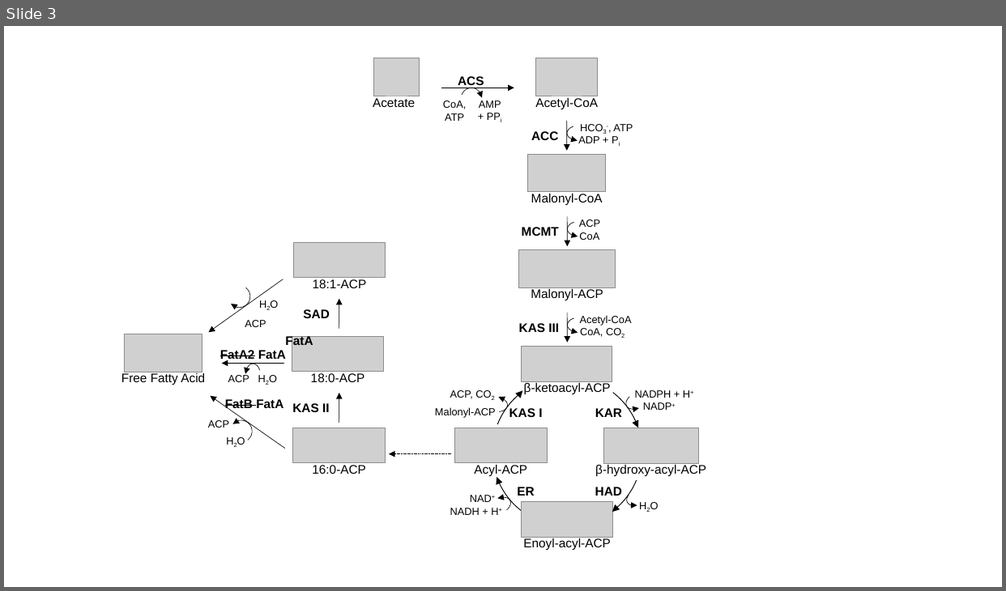
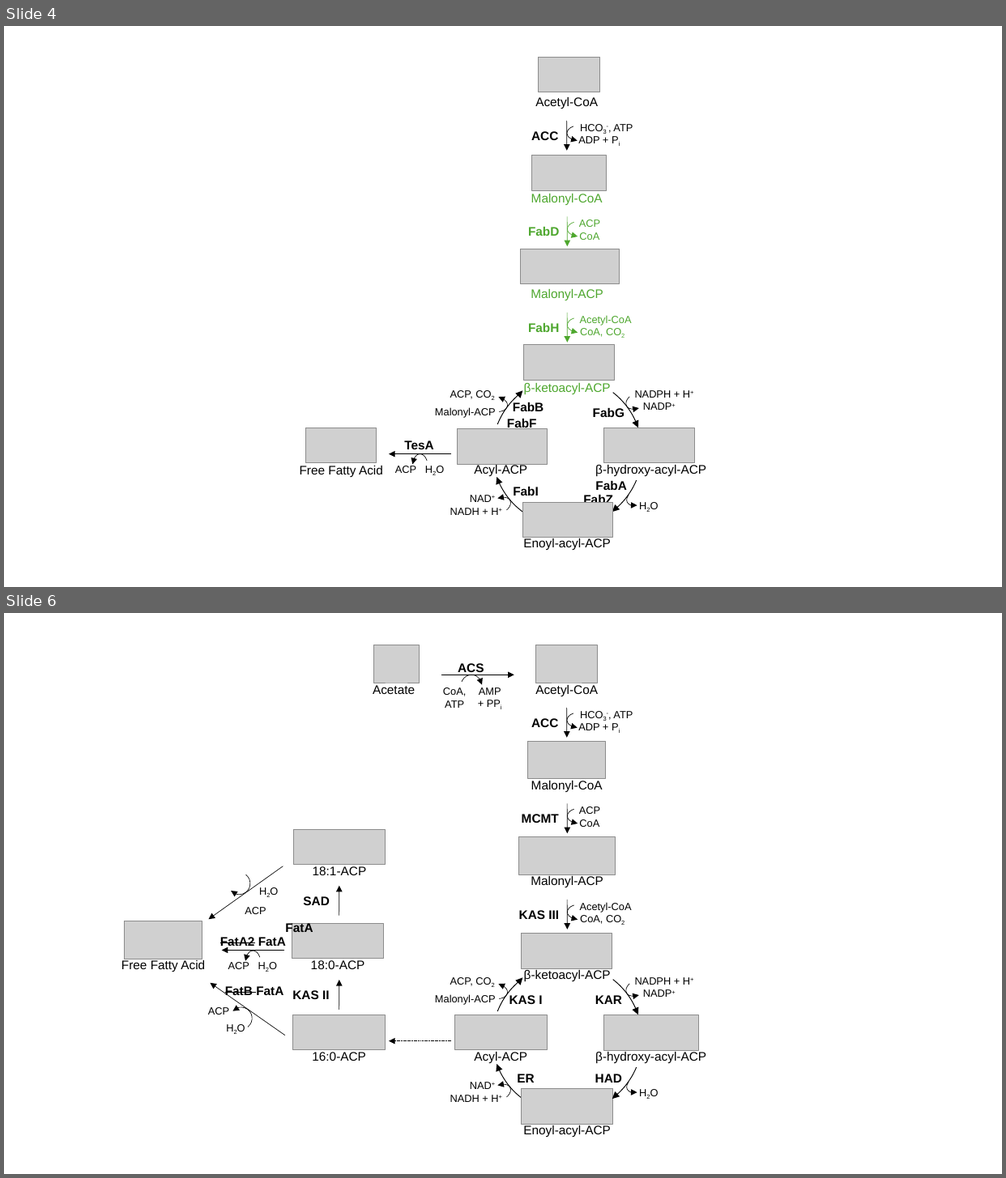
Before and after one commit to annette-thompson/modeling-and-simulations, a slide deck: Matlab Current Projects/Pennycress FAS/FAS Diagram.pptx. Shown one above the other, each under a label of ours: slide 3 before the commit, slides 4 and 6 after it; the slides between them are not shown. The pictures are 1006x591 and 1006x1178 pixels, drawn with LibreOffice and Linux fonts; fonts in the diff are those of the drawing; grey boxes stand for pictures. Boxes give left, top, right and bottom in pixels: in the first picture for what was removed or moved away, otherwise in the second. Text is boxed around its words. In the diff, an @@ line names an element or a change of style, - is before the commit and + after.

```diff
--- a/Matlab Current Projects/Pennycress FAS/FAS Diagram.pptx
+++ b/Matlab Current Projects/Pennycress FAS/FAS Diagram.pptx
@@ slide 4 added at box(4, 26, 1002, 587), background #FFFFFF @@
@@ group added at box(300, 57, 706, 551): 33 texts, 8 pictures, 8 arc (boxed as its full ellipse)s, 4 arrows, 4 rectangles, 4 triangles, 2 ellipses @@
+Malonyl-ACP
+Malonyl-CoA
+Acetyl-CoA
+ACC
+HCO3-, ATP
+ADP + Pi
+FabD
+ACP
+CoA
+FabH
+Acetyl-CoA
+CoA, CO2
+Free Fatty Acid
+TesA
+ACP
+H2O
+Malonyl-ACP
+ACP, CO2
+NADPH + H+
+NADP+
+NADH + H+
+NAD+
+H2O
+β-ketoacyl-ACP
+Enoyl-acyl-ACP
+FabI
+FabA
+FabG
+FabB
+Acyl-ACP
+β-hydroxy-acyl-ACP
+FabF
+FabZ
@@ what was slide 3 is now slide 6 @@
```
Also in this commit, not shown: 2 slides changed, 3 other slides added, 46 other files.
